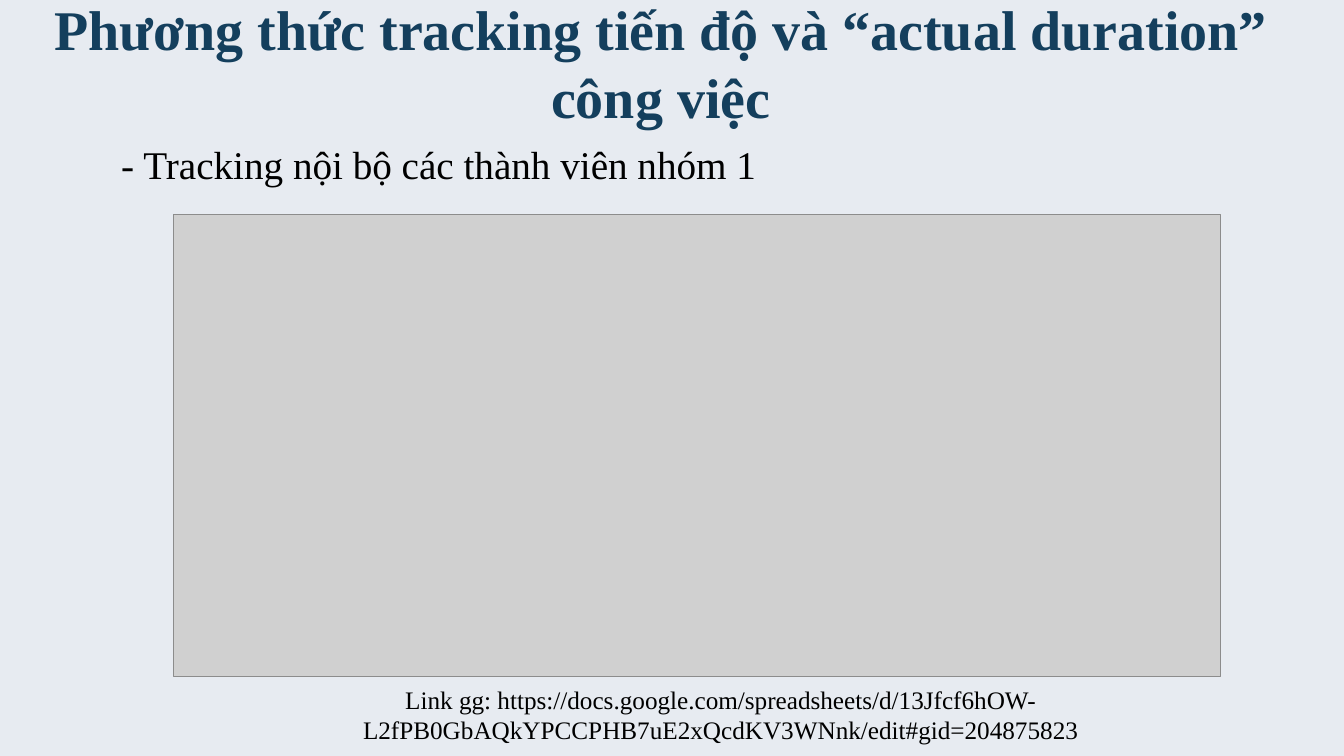
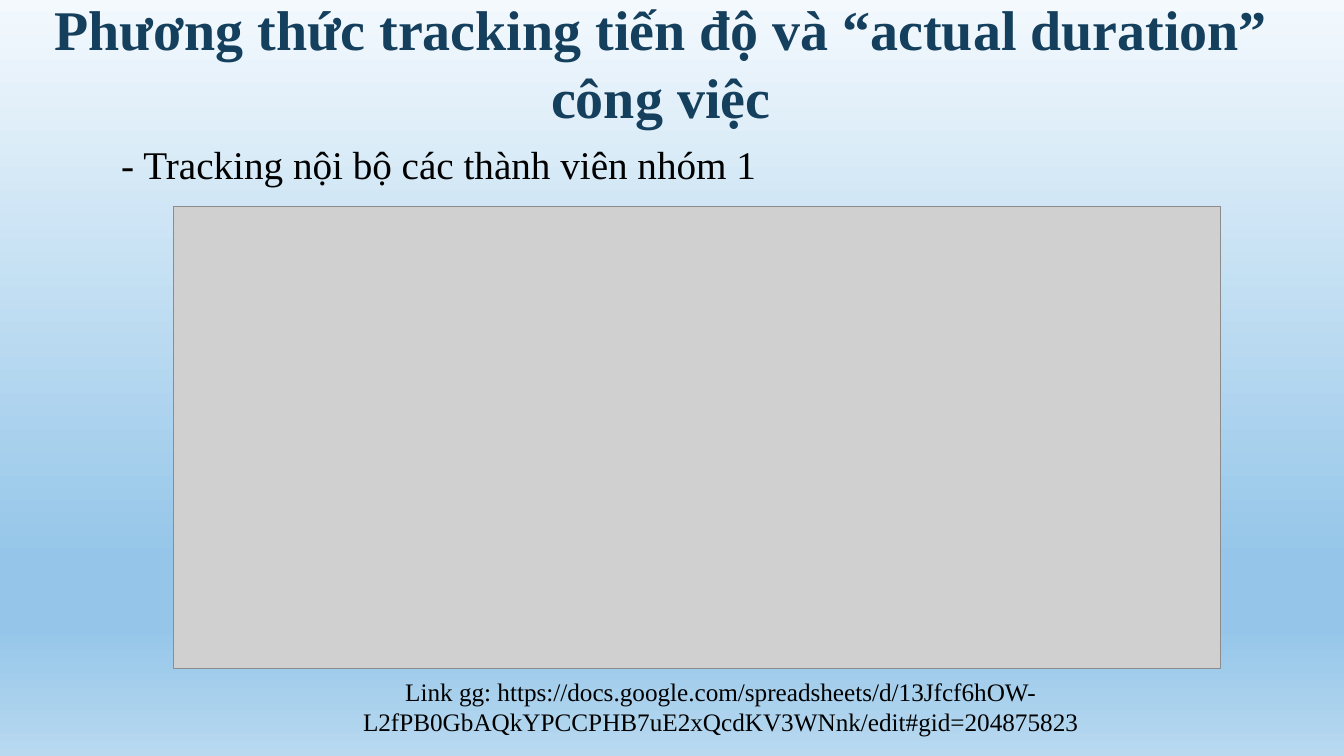
Before and after one commit to vubao98/Nhom-1, a slide deck: slide 12 of DELIVERABLES/Nghiệm thu đợt 1/NHOM1_QTDA.pptx. Drawn at 1344x756 pixels with LibreOffice and Linux fonts; fonts in the diff are those of the drawing; grey boxes stand for pictures. Boxes give left, top, right and bottom in pixels: in the first picture for what was removed or moved away, otherwise in the second. Text is boxed around its words. In the diff, an @@ line names an element or a change of style, - is before the commit and + after.

```diff
--- a/DELIVERABLES/Nghiệm thu đợt 1/NHOM1_QTDA.pptx
+++ b/DELIVERABLES/Nghiệm thu đợt 1/NHOM1_QTDA.pptx
@@ background #D1D8E5 at 51% opacity to gradient #F3F9FD to #95C6E9 to #B8D9F0 @@
@@ picture: place and size @@
-picture at (173, 215, 1220, 677)
+picture at (173, 207, 1220, 668)
@@ text "Link gg: https://docs.google.com/spreadsheets/d/13Jfcf6hOW-L ...": place and size @@
-text "Link gg: https://docs.google.com/spreadsheets/d/13Jfcf6hOW-L ..." at (363, 691, 1078, 745)
+text "Link gg: https://docs.google.com/spreadsheets/d/13Jfcf6hOW-L ..." at (363, 683, 1078, 737)
```
Also in this commit, not shown: 21 other slides changed, 2 slides added, 8 slides removed.
